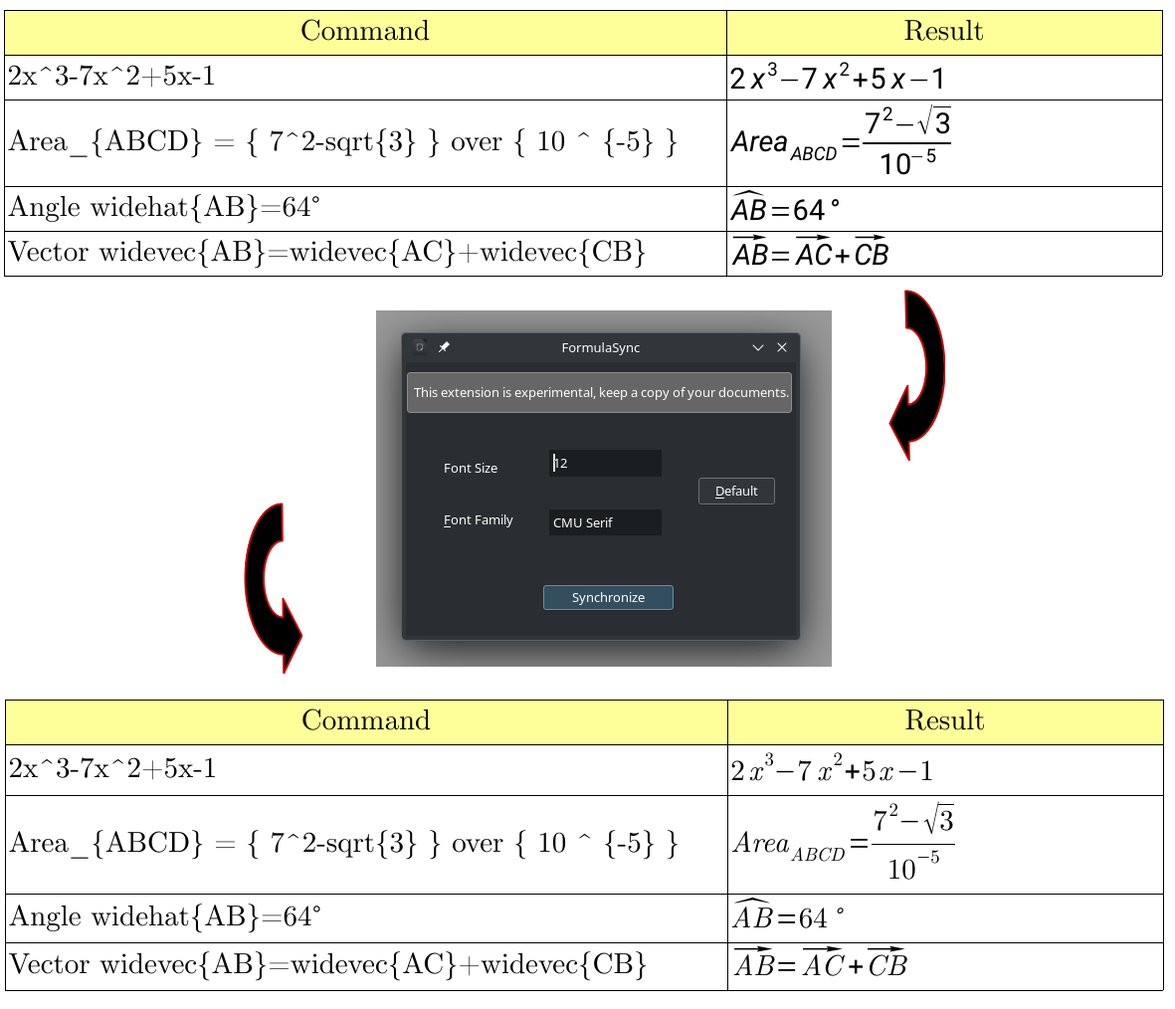
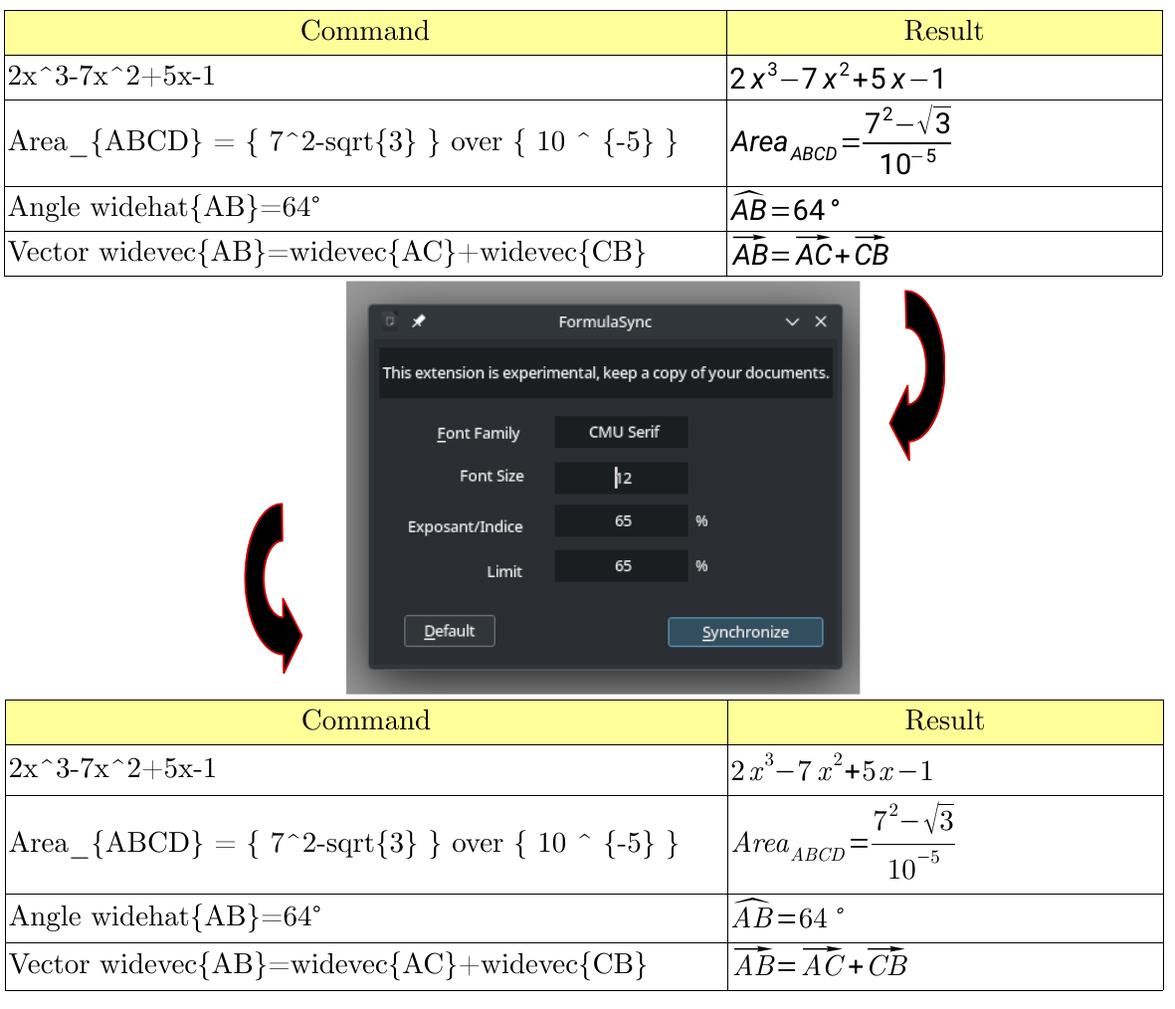
Two versions of the same layered image (1175×1009). Layer-by-layer changes:
added layer "Calque copié #6" above "Calque copié #5" over [346, 280, 861, 695]
hid "Calque copié #5" over [376, 310, 832, 667]
